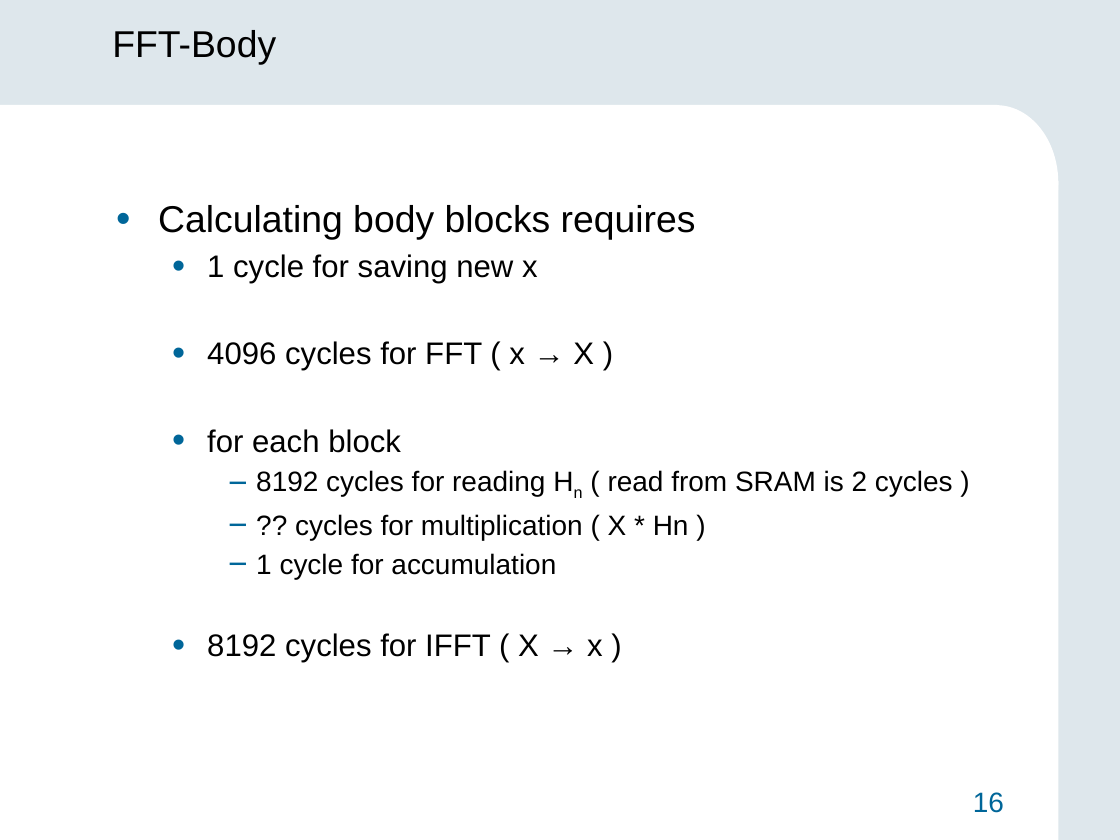
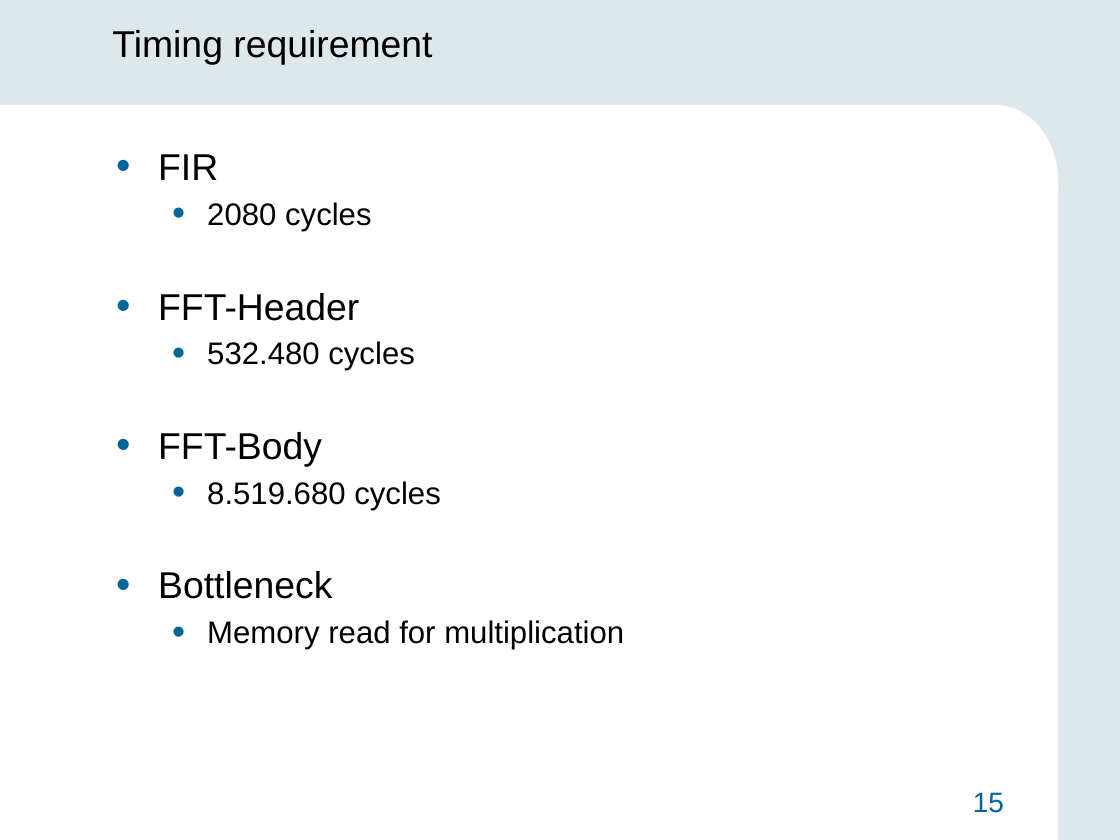
Before and after one commit to 1chor/hw_sw_codesign, a slide deck: slide 15 of Präsentation/Midterm_Präsentation.pptx (slide 16 before the commit). Drawn at 1120x840 pixels with LibreOffice and Linux fonts; fonts in the diff are those of the drawing; background and template pictures are left out. Boxes give left, top, right and bottom in pixels: in the first picture for what was removed or moved away, otherwise in the second. Text is boxed around its words. In the diff, an @@ line names an element or a change of style, - is before the commit and + after.

```diff
--- a/Präsentation/Midterm_Präsentation.pptx
+++ b/Präsentation/Midterm_Präsentation.pptx
@@ title at [112,30,432,64]: text changed @@
-FFT-Body
+Timing requirement
@@ text at [158,154,624,649]: text changed; size 18 to 20 pt @@
-• Calculating body blocks requires
-  • 1 cycle for saving new x
-  • 4096 cycles for FFT ( x → X )
-  • for each block
-    − 8192 cycles for reading Hn ( read from SRAM is 2 cycles )
-    − ?? cycles for multiplication ( X * Hn )
-    − 1 cycle for accumulation
-  • 8192 cycles for IFFT ( X → x )
+• FIR
+  • 2080 cycles
+• FFT-Header
+  • 532.480 cycles
+• FFT-Body
+  • 8.519.680 cycles
+• Bottleneck
+  • Memory read for multiplication
@@ page number at [973,792,1004,813]: text changed @@
-16
+15
```
Also in this commit, not shown: 4 other slides changed, 5 slides added, 6 slides removed, 2 other files.
